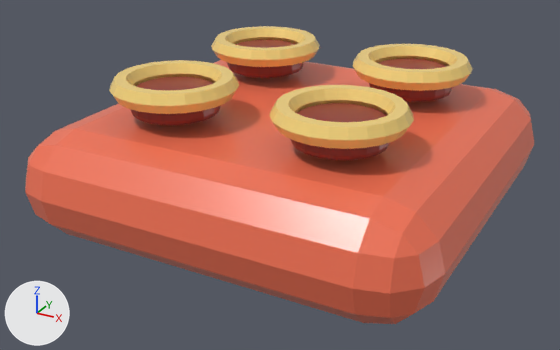
An edit to the FBX model Assets/_Projects/Art/PR3D/Containers/PR3D_Container_1x1.fbx, drawn before and after from the same camera.
One viewpoint serves both versions: a 50 mm camera at (0.712, -1.372, 0.743) aimed at (-0.017, -0.046, 0.08). The lights are fixed; the arrows at lower left show +X, +Y and +Z. The picture after the commit comes second. Where no turn or scale is listed for an object, it has been applied to the vertices.

Objects in the first picture: 'Visual_1x1_Base_00', 'Visual_1x1_ToppingRim_00_00', 'Visual_1x1_ToppingRim_00_01', 'Visual_1x1_ToppingRim_00_02', 'Visual_1x1_ToppingRim_00_03', 'Visual_1x1_Topping_00_00', 'Visual_1x1_Topping_00_01', 'Visual_1x1_Topping_00_02', 'Visual_1x1_Topping_00_03'.
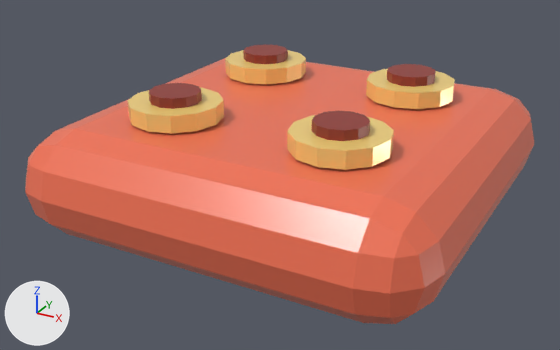
Changed parts and their boxes [x1, y1, x2, y2] in the pictures (560 x 350 px):
'Visual_1x1_ToppingRim_00_02', deleted (yellow)
    before: [270, 85, 414, 149]
'Visual_1x1_ToppingRim_00_00', deleted (yellow)
    before: [109, 60, 239, 114]
'Visual_1x1_ToppingRim_00_03', deleted (yellow)
    before: [353, 44, 473, 91]
'Visual_1x1_Cheese_00_02', added
    after: [287, 115, 394, 170]
'Visual_1x1_ToppingRim_00_01', deleted (yellow)
    before: [211, 26, 320, 67]
'Visual_1x1_Cheese_00_00', added
    after: [128, 88, 224, 134]
'Visual_1x1_Cheese_00_03', added
    after: [366, 69, 455, 109]
'Visual_1x1_Topping_00_02', deleted (red)
    before: [291, 103, 390, 160]
'Visual_1x1_Cheese_00_01', added
    after: [225, 50, 306, 84]
'Visual_1x1_Topping_00_00', deleted (red)
    before: [131, 77, 221, 125]
'Visual_1x1_Tomato_00_02', added (red)
    after: [312, 111, 370, 141]
'Visual_1x1_Topping_00_03', deleted (red)
    before: [369, 58, 453, 102]
'Visual_1x1_Tomato_00_00', added (red)
    after: [149, 83, 202, 109]
'Visual_1x1_Topping_00_01', deleted (red)
    before: [228, 40, 303, 78]
'Visual_1x1_Tomato_00_03', added (red)
    after: [387, 64, 436, 87]
'Visual_1x1_Tomato_00_01', added (red)
    after: [243, 44, 288, 64]

The change, as a list of edits to the scene's bpy script:
```text
Remove ob_visual_1x1_toppingrim_00_01:
    ob_visual_1x1_toppingrim_00_01 = bpy.data.objects.new('Visual_1x1_ToppingRim_00_01', me_torus_051)
Remove ob_visual_1x1_toppingrim_00_02:
    ob_visual_1x1_toppingrim_00_02 = bpy.data.objects.new('Visual_1x1_ToppingRim_00_02', me_torus_052)
Remove ob_visual_1x1_topping_00_01:
    ob_visual_1x1_topping_00_01 = bpy.data.objects.new('Visual_1x1_Topping_00_01', me_cylinder_041)
Remove ob_visual_1x1_toppingrim_00_00:
    ob_visual_1x1_toppingrim_00_00 = bpy.data.objects.new('Visual_1x1_ToppingRim_00_00', me_torus_050)
Remove ob_visual_1x1_topping_00_00:
    ob_visual_1x1_topping_00_00 = bpy.data.objects.new('Visual_1x1_Topping_00_00', me_cylinder_040)
Remove ob_visual_1x1_topping_00_03:
    ob_visual_1x1_topping_00_03 = bpy.data.objects.new('Visual_1x1_Topping_00_03', me_cylinder_043)
Remove ob_visual_1x1_toppingrim_00_03:
    ob_visual_1x1_toppingrim_00_03 = bpy.data.objects.new('Visual_1x1_ToppingRim_00_03', me_torus_053)
Remove ob_visual_1x1_topping_00_02:
    ob_visual_1x1_topping_00_02 = bpy.data.objects.new('Visual_1x1_Topping_00_02', me_cylinder_042)
Add ob_visual_1x1_tomato_00_01:
    ob_visual_1x1_tomato_00_01 = bpy.data.objects.new('Visual_1x1_Tomato_00_01', me_cylinder_003)  # a 12-sided cylinder along z spanning x -0.052..0.052, y -0.052..0.052, z -0.0125..0.0125; in mat_pr3d_mat_container_interior (red #90352c)
    ob_visual_1x1_tomato_00_01.location = (-0.18, 0.18, 0.267)
Add ob_visual_1x1_cheese_00_03:
    ob_visual_1x1_cheese_00_03 = bpy.data.objects.new('Visual_1x1_Cheese_00_03', me_cylinder_006)  # 24 vertices, 14 faces; spans x -0.095..0.095, y -0.095..0.095, z -0.018..0.018; in mat_pr3d_mat_container_rim (yellow #ffdd81)
    ob_visual_1x1_cheese_00_03.location = (0.18, 0.18, 0.242)
Add ob_visual_1x1_cheese_00_00:
    ob_visual_1x1_cheese_00_00 = bpy.data.objects.new('Visual_1x1_Cheese_00_00', me_cylinder_006.copy())
    ob_visual_1x1_cheese_00_00.location = (-0.18, -0.18, 0.242)
Add ob_visual_1x1_tomato_00_00:
    ob_visual_1x1_tomato_00_00 = bpy.data.objects.new('Visual_1x1_Tomato_00_00', me_cylinder_003.copy())
    ob_visual_1x1_tomato_00_00.location = (-0.18, -0.18, 0.267)
Add ob_visual_1x1_tomato_00_02:
    ob_visual_1x1_tomato_00_02 = bpy.data.objects.new('Visual_1x1_Tomato_00_02', me_cylinder_003.copy())
    ob_visual_1x1_tomato_00_02.location = (0.18, -0.18, 0.267)
Add ob_visual_1x1_cheese_00_02:
    ob_visual_1x1_cheese_00_02 = bpy.data.objects.new('Visual_1x1_Cheese_00_02', me_cylinder_006.copy())
    ob_visual_1x1_cheese_00_02.location = (0.18, -0.18, 0.242)
Add ob_visual_1x1_cheese_00_01:
    ob_visual_1x1_cheese_00_01 = bpy.data.objects.new('Visual_1x1_Cheese_00_01', me_cylinder_006.copy())
    ob_visual_1x1_cheese_00_01.location = (-0.18, 0.18, 0.242)
Add ob_visual_1x1_tomato_00_03:
    ob_visual_1x1_tomato_00_03 = bpy.data.objects.new('Visual_1x1_Tomato_00_03', me_cylinder_003.copy())
    ob_visual_1x1_tomato_00_03.location = (0.18, 0.18, 0.267)
```
